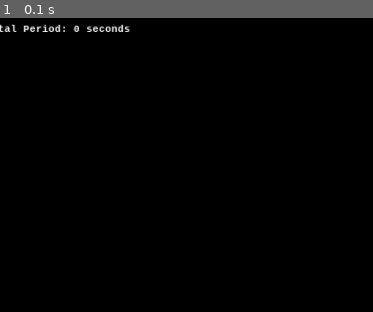
Above: before the commit, frame 1.
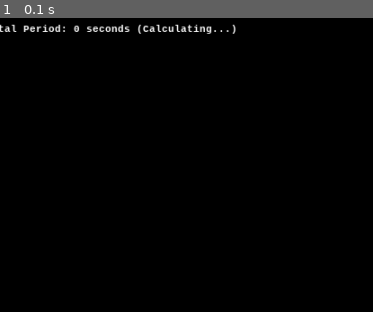
Above: after the commit, the same moment.

Repository: cdfricke/PyGame
Game: pygame game, started from orbit_analysis.py
The game is run twice, just before and just after one commit, with the same random seed, the same clock (stepped at 60 frames per second) and the same inputs.
Inputs:
- Up to frame 1 (0.1 s): no input
The pictures show only the part of the screen within x 4-54%, y 0-50%; the shares and areas given below are measured in that part.

The runs differ from the first frame. In frame 1, 0.4% of the frame differs, in the area x 36-64%, y 2-6%.

Commit message:
added class as a wrapper for displaying text. class needs documentation

Diff:
--- a/orbit_analysis.py
+++ b/orbit_analysis.py
@@ -15,8 +15,7 @@
 # my classes
 from trail import *
 from arrow import *
-
-
+from text import *
 
 # *** INITIALIZE ***
 times = []
@@ -27,7 +26,6 @@
 pygame.init()
 screen = pygame.display.set_mode((WIDTH+1, HEIGHT+1))
 clock = pygame.time.Clock()
-consolas = pygame.font.SysFont(name="consolas", size=12, bold=True, italic=False)
 running = True
 dt = 0
 frame = 0
@@ -91,6 +89,17 @@
 accelArrow = Arrow(orbitor1.position, orbitor1.position - xhat)
 # ******************
 
+# *** INITIALIZE TEXT ***
+periodData = Text()
+periodData.set_font("consolas", 12, True, False, "white")
+sunText = Text()
+sunText.set_font("consolas", 12, True, False, "white")
+sunText.text("Hello World!") # doesn't change throughout the sim, so we set the string here
+earthText = Text()
+earthText.set_font("consolas", 12, True, False, "red")
+earthText.text("Hello Sun!") # doesn't change throughout the sim, so we set the string here
+# ******************
+
 # ***** GAME LOOP *****
 while running:
     # pygame.QUIT means the user closed the window
@@ -125,7 +134,6 @@
     if (vBefore.x*vAfter.x < 0):
         halfPeriodCounter += 1
         period = simulationTime * 2 / halfPeriodCounter
-        print("Orbital Period:", round(period, 2), "seconds.")
 
     # ***** RENDER THE GAME HERE *****
     # TRAIL
@@ -136,14 +144,11 @@
     # ARROW
     accelArrow.draw(screen, "white", 1)
 
-    # Render and display text
-    sunText = consolas.render("Hello World!", True, "white") # returns a surface object
-    earthText = consolas.render("Hello Sun!", True, "red")
-    orbitalPeriodText = consolas.render(f"Orbital Period: {round(period, 2)} seconds", True, "white")
-    # once we have our text surfaces, we must blit them to the screen
-    screen.blit(sunText, sun.position + 20*xhat - 20*yhat)
-    screen.blit(earthText, orbitor1.position + 20*xhat - 20*yhat)
-    screen.blit(orbitalPeriodText, 20*xhat + 20*yhat)
+    # Render text at specified locations
+    periodData.text(f"Orbital Period: {round(period, 2)} seconds" + (" (Calculating...)" if period == 0 else ""))
+    periodData.render(screen, 20*xhat + 20*yhat)
+    sunText.render(screen, sun.position + 20*xhat - 20*yhat)
+    earthText.render(screen, orbitor1.position + 20*xhat - 20*yhat)
 
     # flip() display to send work to the screen
     pygame.display.flip()
--- /dev/null
+++ b/text.py
@@ -0,0 +1,32 @@
+# File: text.py
+# Programmer: Connor Fricke (cd.fricke23@gmail.com)
+# Last Revision:
+#   29-March-2024 --> created
+#
+# Class file designed as a wrapper aroung the PyGame font objects for writing text to the screen.
+
+import pygame
+
+class Text:
+    def __init__(self):
+        self.fontName = "consolas"
+        self.bold = False
+        self.italic = False
+        self.size = 12
+        self.color = "white"
+        self.txt = "UNINITIALIZED"
+
+    def set_font(self, fontName, size, bold, italics, color):
+        self.fontName = fontName
+        self.size = size
+        self.bold = bold
+        self.italic = italics
+        self.color = color
+
+    def text(self, textString):
+        self.txt = textString
+
+    def render(self, surface, location):
+        font = pygame.font.SysFont(name=self.fontName, size=self.size, bold=self.bold, italic=self.italic)
+        text = font.render(self.txt, True, self.color)
+        surface.blit(text, location)
